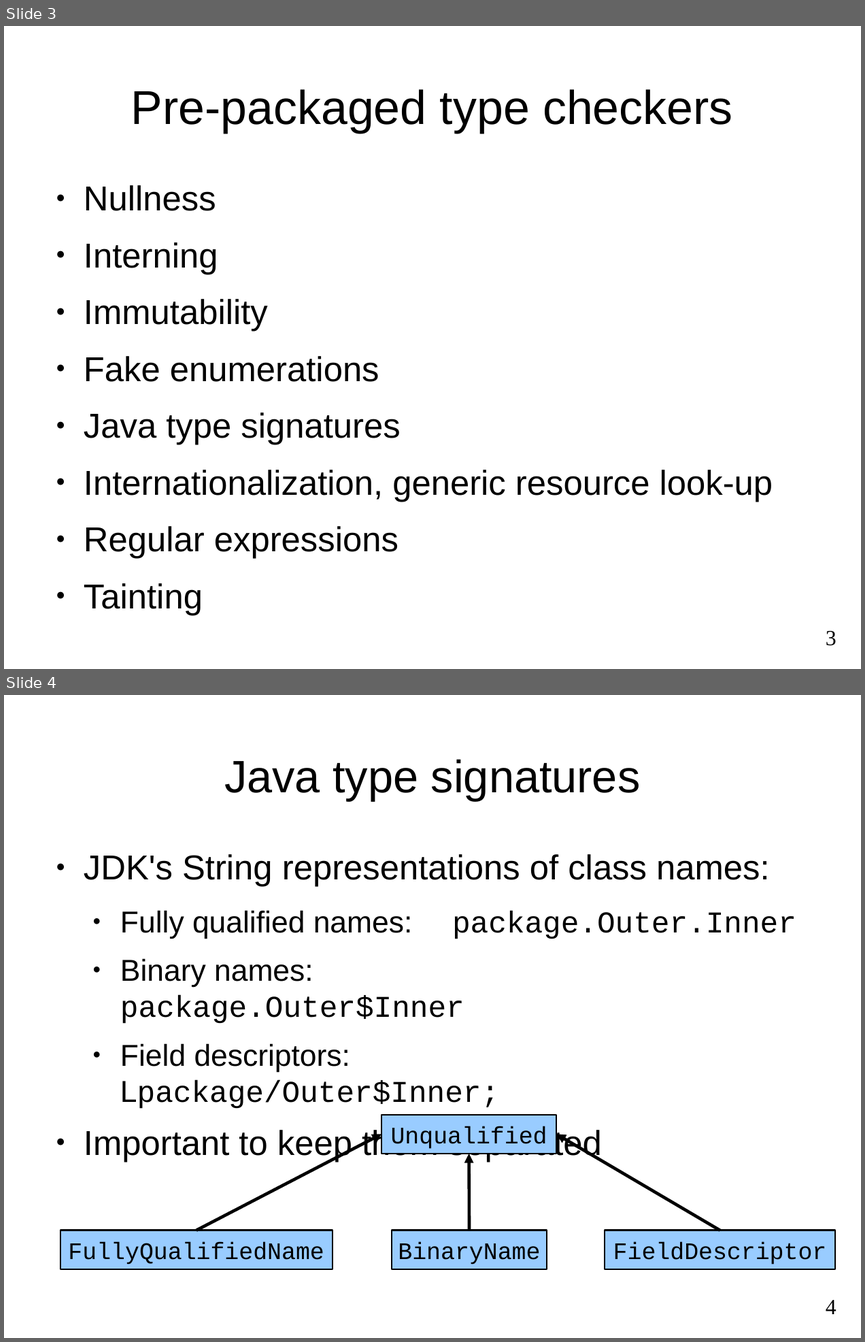
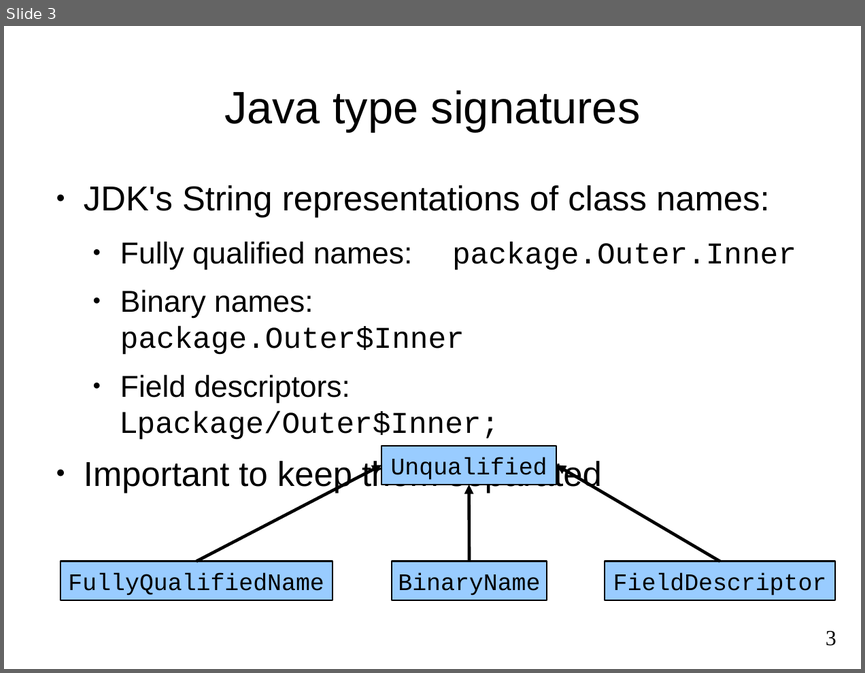
Before and after one commit to reprogrammer/checker-framework, a slide deck: demos/2011-OSBridge/usage.odp. Shown one above the other, each under a label of ours: slides 3 and 4 before the commit, slide 3 after it. The pictures are 865x1342 and 865x673 pixels, drawn with LibreOffice and Linux fonts; fonts in the diff are those of the drawing. Boxes give left, top, right and bottom in pixels: in the first picture for what was removed or moved away, otherwise in the second. Text is boxed around its words. In the diff, an @@ line names an element or a change of style, - is before the commit and + after.

```diff
--- a/demos/2011-OSBridge/usage.odp
+++ b/demos/2011-OSBridge/usage.odp
@@ slide 3 removed at [4, 26, 861, 669], background #FFFFFF @@
@@ title removed at [131, 89, 732, 133] @@
-Pre-packaged type checkers
@@ text removed at [84, 185, 773, 558] @@
-● Nullness
-● Interning
-● Immutability
-● Fake enumerations
-● Java type signatures
-● Internationalization, generic resource look-up
-● Regular expressions
-● Tainting
@@ page number removed at [825, 631, 836, 645] @@
-3
@@ what was slide 4 is now slide 3 @@
@@ page number at [825, 631, 836, 645]: text changed @@
-4
+3
```
Also in this commit, not shown: 4 slides changed, 1 slide added, 1 other slide removed, 2 other files.
